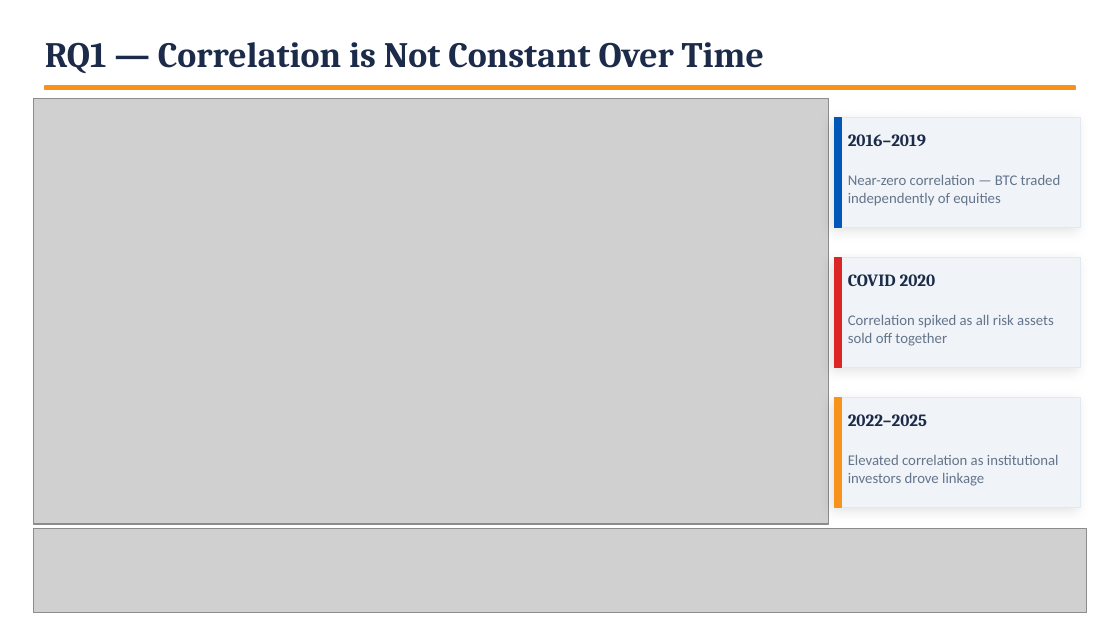
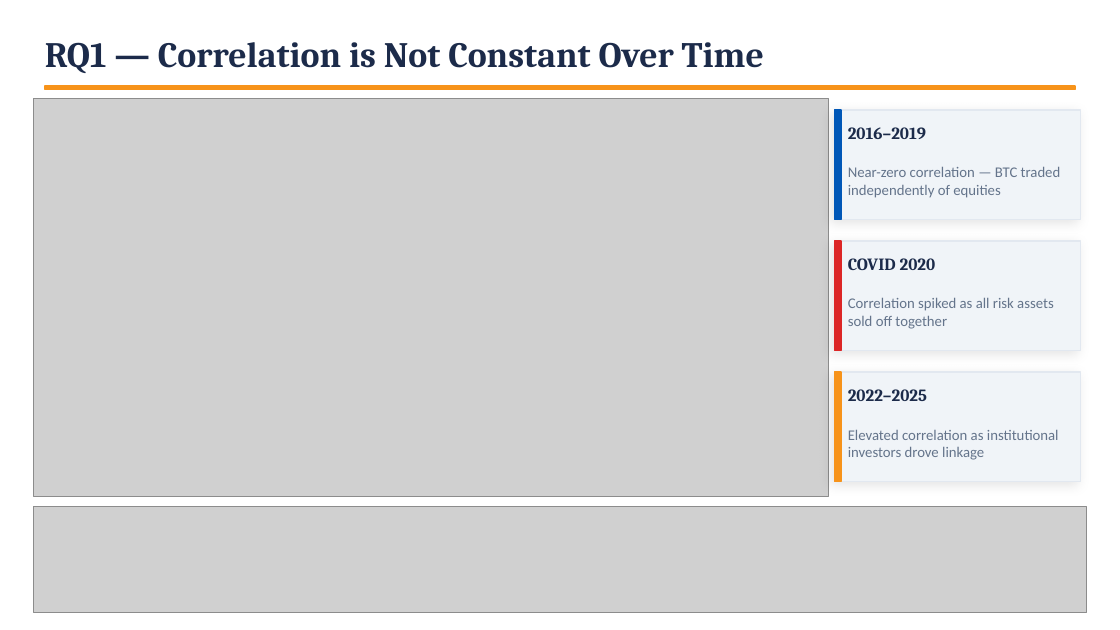
Before and after one commit to darrsshill/Crypto-vs-Traditional-Markets, a slide deck: slide 9 of Crypto_vs_Traditional_Markets.pptx. Drawn at 1120x630 pixels with LibreOffice and Linux fonts; fonts in the diff are those of the drawing; grey boxes stand for pictures. Boxes give left, top, right and bottom in pixels: in the first picture for what was removed or moved away, otherwise in the second. Text is boxed around its words. In the diff, an @@ line names an element or a change of style, - is before the commit and + after.

```diff
--- a/Crypto_vs_Traditional_Markets.pptx
+++ b/Crypto_vs_Traditional_Markets.pptx
@@ picture: place and size @@
-picture at (34, 99, 829, 524)
+picture at (34, 99, 829, 496)
@@ 2 texts, 2 rectangles: place and size @@
-2 texts, 2 rectangles at (834, 118, 1081, 227)
+2 texts, 2 rectangles at (834, 110, 1081, 220)
@@ 2 texts, 2 rectangles: place and size @@
-2 texts, 2 rectangles at (834, 258, 1081, 367)
+2 texts, 2 rectangles at (834, 241, 1081, 351)
@@ 2 texts, 2 rectangles: place and size @@
-2 texts, 2 rectangles at (834, 398, 1081, 507)
+2 texts, 2 rectangles at (834, 372, 1081, 482)
@@ picture: place and size @@
-picture at (34, 529, 1086, 613)
+picture at (34, 506, 1086, 613)
```
Also in this commit, not shown: 1 other file.
